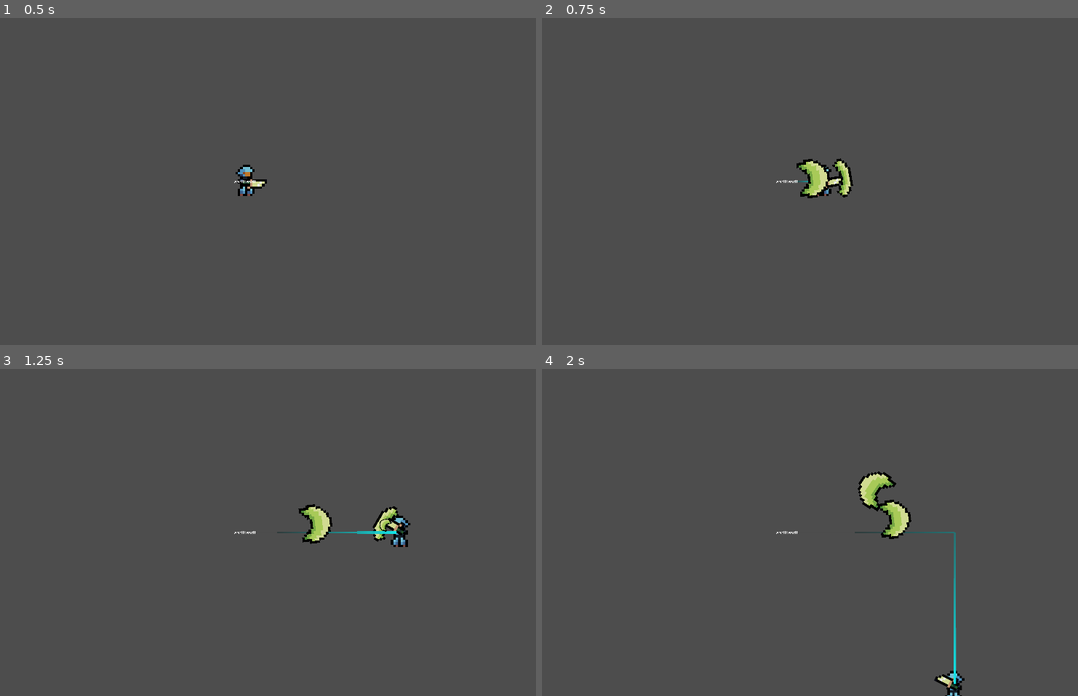
Above: before the commit, frames 1-4 (two rows, left to right).
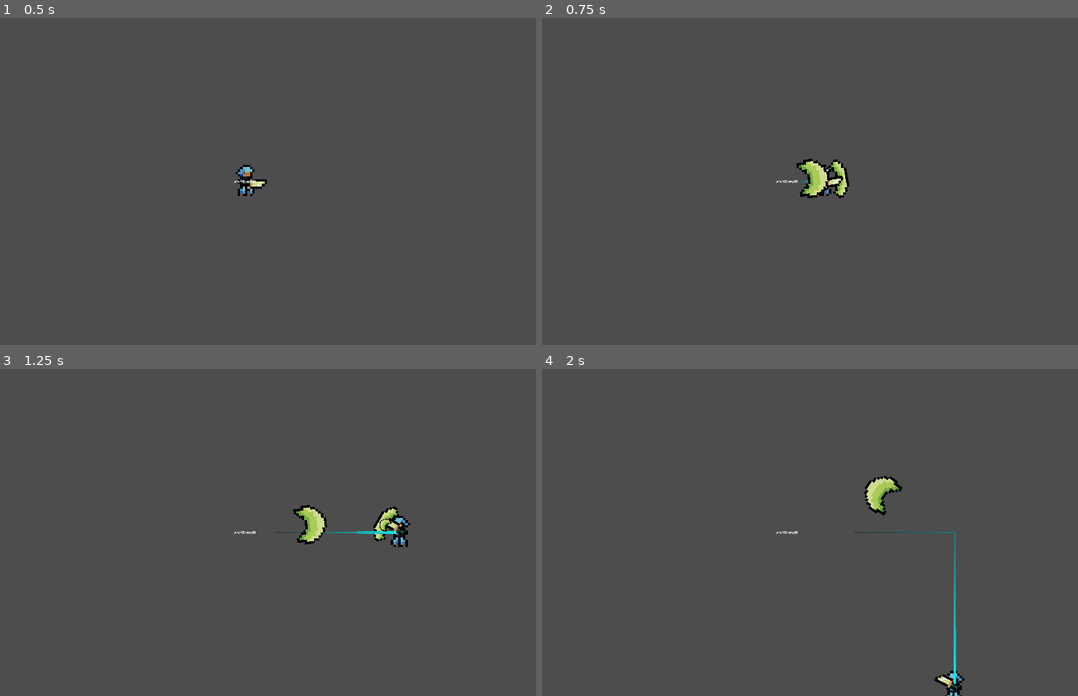
Above: after the commit, the same moments.

Repository: Augrider/Project-Endless
Game: Godot game, scene res://Main.tscn
Same seed, same stepped clock (60 frames per second), same inputs: the game is played once before the commit and once after it.
Inputs (mouse positions are in pixels of both pictures, inside the frame that each line leads up to):
- Up to frame 1 (0.5 s): no input
- Up to frame 2 (0.75 s): tap Enter at 0.5 s; move the mouse to (917, 165) at 0.52 s; press the mouse at (917, 165) at 0.53 s; hold D (move_right) from 0.53 s (still down)
- Up to frame 3 (1.25 s): keep holding D (move_right)
- Up to frame 4 (2 s): move the mouse to (670, 548) at 1.27 s; release D (move_right) at 1.28 s; release the mouse at (670, 548) at 1.28 s; hold S (move_back) from 1.28 s (still down); click (670, 548) at 1.35 s

Frame 1 is identical in both runs. In frame 2, 0.3% of the frame differs, in the area x 47-59%, y 42-56%; in frame 3, 0.5%; in frame 4, 1.1%, in the area x 58-69%, y 31-52%.

Commit message:
Fixed spawn bugs

Diff:
--- a/DEBUG_Environment.gd
+++ b/DEBUG_Environment.gd
@@ -7,7 +7,8 @@
 @export var inner_circle: Formation2D
 @export var outer_circle: Formation2D
 
-var wave_ready:bool=false
+var wave_ready:bool = false
+var someone_died:bool = false
 
 
 func _ready() -> void:
@@ -27,7 +28,7 @@
 func _process(delta:float) -> void:
 	#Look at enemies at circles, do rearrangement
 
-	if !wave_ready:
+	if !wave_ready || !someone_died:
 		return
 
 	while inner_circle.any_spot_available() && _move_to_front():
@@ -37,10 +38,14 @@
 	for spot in outer_circle.get_spots_available():
 		spawn_new(enemy_prefab, outer_circle, spot)
 
+	someone_died = false
+
 
 func _on_enemy_despawned(enemy:Enemy):
 	inner_circle.remove(enemy)
 	outer_circle.remove(enemy)
+
+	someone_died = true
 
 func _on_wave_attack_timer() -> void:
 	#Need to get attacker from currently present enemies
@@ -80,8 +85,8 @@
 
 
 func _get_closest(target:Vector2, candidates:Array[Enemy])->Enemy:
-	if candidates.size()<=0:
-		return null
+	#if candidates.size()<=0:
+		#return null
 
 	var dis = target.distance_squared_to(candidates[0].position)
 	var closest = candidates[0]
@@ -97,9 +102,11 @@
 	return closest
 
 func _move_to_front() -> bool:
+	if outer_circle.count()<=0:
+		return false
+
+	var free_spot:int = inner_circle.get_spots_available()[0]
 	var outer_enemies := outer_circle.get_enemies()
-	var free_spot:int = inner_circle.get_spots_available()[0]
-
 	var new_enemy := _get_closest(inner_circle.get_spot(free_spot), outer_enemies)
 
 	if new_enemy == null:
--- a/Enemies/Scripts/AutoloadEnemyStorage.gd
+++ b/Enemies/Scripts/AutoloadEnemyStorage.gd
@@ -19,6 +19,7 @@
 
 func request_spawn(enemy_prefab:PackedScene) -> Enemy:
 	var enemy:Enemy = enemy_prefab.instantiate()
+	enemy.global_position = Vector2.ONE*10000
 
 	if(container_set):
 		container.add_child(enemy)
--- a/Enemies/Scripts/Enemy.gd
+++ b/Enemies/Scripts/Enemy.gd
@@ -1,13 +1,13 @@
 class_name Enemy extends CharacterBody2D
 
-enum SIZE_CLASS { SMALL=1, MEDIUM=2, BIG=3, LARGE=4 }
+enum SizeClass { SMALL=1, MEDIUM=2, BIG=3, LARGE=4 }
 
 @export var ability_targeted:EnemyAbility
 @export var ability_spread:EnemyAbility
 @export var ability_arena:EnemyAbility
 @export var ability_chase:EnemyAbility
 
-@export var size_class: SIZE_CLASS
+@export var size_class: SizeClass
 
 
 func _ready() -> void:
--- a/Main.tscn
+++ b/Main.tscn
@@ -46,7 +46,7 @@
 autostart = true
 
 [node name="SpawnTimer" type="Timer" parent="Environment" unique_id=2120606944]
-wait_time = 5.0
+wait_time = 10.0
 one_shot = true
 autostart = true
 
--- a/Projectiles/DEBUG_BladeProjectile.tscn
+++ b/Projectiles/DEBUG_BladeProjectile.tscn
@@ -20,7 +20,7 @@
 speed_curve = SubResource("Curve_huhrl")
 power = 20.0
 speed = 40.0
-lifetime = 1.5
+lifetime = 1.0
 
 [node name="Sprite2D" type="Sprite2D" parent="." unique_id=1520348288]
 texture = ExtResource("2_huhrl")
--- a/Projectiles/DEBUG_BladeSwipe.tscn
+++ b/Projectiles/DEBUG_BladeSwipe.tscn
@@ -4,6 +4,8 @@
 [ext_resource type="Texture2D" uid="uid://c56dm07wtv4ek" path="res://Player/Sprites/Player_Blade.png" id="2_nr5x5"]
 [ext_resource type="Script" uid="uid://ckd8x1hw8ub5c" path="res://Projectiles/Scripts/Hit Detection/ProjectileHitbox.gd" id="3_fk6mn"]
 [ext_resource type="Script" uid="uid://cefbedj1l64rp" path="res://Projectiles/Scripts/Effects/Projectile_DealDamage.gd" id="4_avdvq"]
+[ext_resource type="Script" uid="uid://d3cs43d2o7507" path="res://Projectiles/Scripts/Effects/Projectile_Deflect.gd" id="5_hhpjd"]
+[ext_resource type="Script" uid="uid://56g3rl3ndopo" path="res://Projectiles/Scripts/Effects/Projectile_Push.gd" id="6_hwvvl"]
 
 [sub_resource type="Curve" id="Curve_huhrl"]
 _data = [Vector2(0, 0), 0.0, 2.3021889, 0, 0, Vector2(1, 1), 0.0, 0.0, 0, 0]
@@ -18,7 +20,7 @@
 script = ExtResource("1_nr5x5")
 speed_curve = SubResource("Curve_huhrl")
 power = 20.0
-speed = 10.0
+speed = 0.2
 lifetime = 0.3
 
 [node name="Sprite2D" type="Sprite2D" parent="." unique_id=1520348288]
@@ -40,5 +42,13 @@
 script = ExtResource("4_avdvq")
 owner_projectile = NodePath("..")
 
+[node name="DeflectEffect" type="Node2D" parent="." unique_id=56327232 node_paths=PackedStringArray("owner_projectile")]
+script = ExtResource("5_hhpjd")
+owner_projectile = NodePath("..")
+
+[node name="PushEffect" type="Node2D" parent="." unique_id=1484422871 node_paths=PackedStringArray("owner_projectile")]
+script = ExtResource("6_hwvvl")
+owner_projectile = NodePath("..")
+
 [connection signal="enemy_hit" from="Area2D" to="DamageEffect" method="_on_enemy_hit"]
-[connection signal="projectile_hit" from="Area2D" to="DamageEffect" method="_on_projectile_hit"]
+[connection signal="projectile_hit" from="Area2D" to="DeflectEffect" method="_on_projectile_hit"]
--- a/Projectiles/DEBUG_EnemyProjectile.tscn
+++ b/Projectiles/DEBUG_EnemyProjectile.tscn
@@ -29,6 +29,7 @@
 [node name="Area2D" type="Area2D" parent="." unique_id=1636163517]
 collision_layer = 8
 collision_mask = 4
+monitoring = false
 script = ExtResource("3_he43r")
 
 [node name="CollisionShape2D" type="CollisionShape2D" parent="Area2D" unique_id=896404539]
@@ -37,7 +38,7 @@
 
 [node name="DamageEffect" type="Node2D" parent="." unique_id=1865099451 node_paths=PackedStringArray("owner_projectile")]
 script = ExtResource("4_77pso")
-owner_projectile = NodePath("")
+owner_projectile = NodePath("..")
 
 [node name="CollisionShape2D" type="CollisionShape2D" parent="." unique_id=1558243646]
 rotation = 1.5708
--- a/Projectiles/Scripts/Effects/Projectile_Deflect.gd
+++ b/Projectiles/Scripts/Effects/Projectile_Deflect.gd
@@ -9,18 +9,19 @@
 	#first, reverse the direction
 	#then, based on small random, random direction and power of both projectiles
 	#rotate the direction
-	projectile.rotation_degrees = get_projectile_direction(projectile)
+	projectile.global_rotation_degrees = get_projectile_direction(projectile)
 	#And add some velocity and power
 	projectile.add_power(owner_projectile.power)
 	#And reduce our own
 	owner_projectile.reduce_power(1)
 
 func get_projectile_direction(projectile:Projectile):
-	var target_rotation:float = owner_projectile.rotation_degrees
-	var change_direction: int = 1 if randi() % 1 > 0 else -1
+	var target_rotation:float = owner_projectile.global_rotation_degrees
+	var change_direction: int = 1 if randi() % 2 > 0 else -1
 	target_rotation += randf_range(-5, 5)
 
 	if projectile.power > owner_projectile.power:
-		target_rotation += change_direction * 150 * (projectile.power-owner_projectile.power)/10
+		var angle: float = clamp(projectile.power-owner_projectile.power, 0, 10.0)*12.0
+		target_rotation += change_direction * angle
 
 	return target_rotation
--- a/Projectiles/Scripts/Effects/Projectile_Push.gd
+++ b/Projectiles/Scripts/Effects/Projectile_Push.gd
@@ -14,10 +14,10 @@
 	var player = Players.get_player()
 	# Enemy push is based on size
 	# If enemy is not bigger than big, then push enemy
-	if enemy.size_class <= Enemy.SIZE_CLASS.BIG:
+	if enemy.size_class <= Enemy.SizeClass.BIG:
 		push(enemy, player.global_position, owner_projectile.power/enemy.size_class)
 	# If enemy is bigger than small, then push player
-	if enemy.size_class > Enemy.SIZE_CLASS.SMALL:
+	if enemy.size_class > Enemy.SizeClass.SMALL:
 		push(player, enemy.global_position, owner_projectile.power*enemy.size_class/2)
 
 
--- a/Weapons/Scripts/Launchers/Launcher_Melee.gd
+++ b/Weapons/Scripts/Launchers/Launcher_Melee.gd
@@ -21,6 +21,7 @@
 
 		add_child(projectile)
 		projectile.global_position = global_position
+		projectile.rotation = 0
 
 		result.append(projectile)
 
--- a/Weapons/Scripts/Launchers/Launcher_Offset.gd
+++ b/Weapons/Scripts/Launchers/Launcher_Offset.gd
@@ -13,10 +13,10 @@
 	for i in amount:
 		var projectile:Projectile = projectile_prefab.instantiate()
 
+		projectile.global_position = global_position
+		projectile.global_rotation = global_rotation
+
 		get_tree().root.add_child(projectile)
-
-		projectile.global_position = global_position
-		projectile.rotate(global_rotation)
 
 		result.append(projectile)
 
